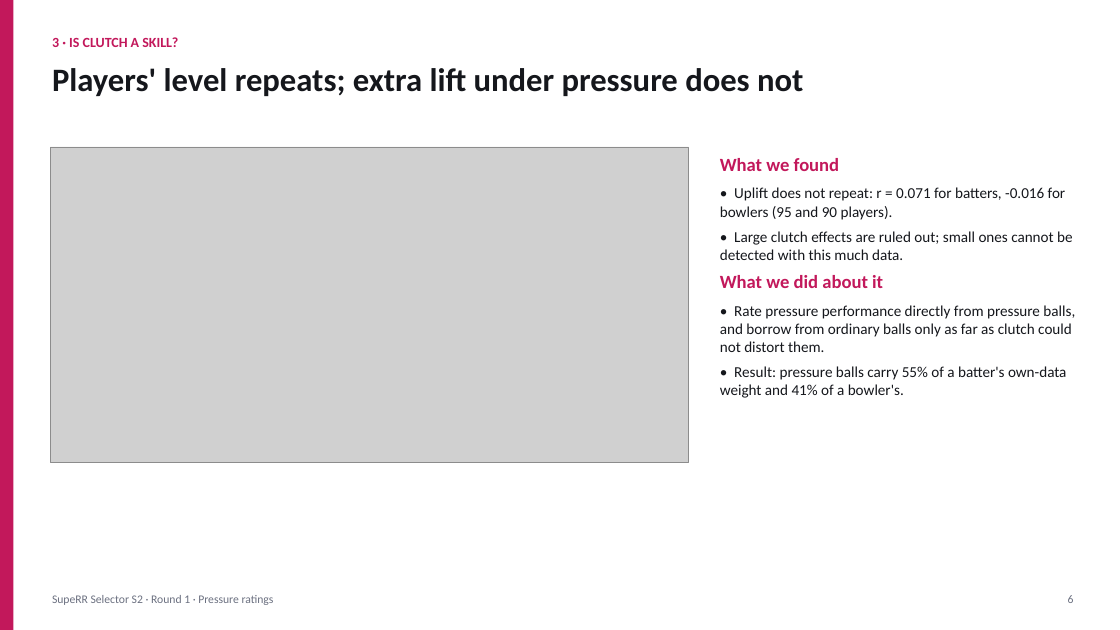
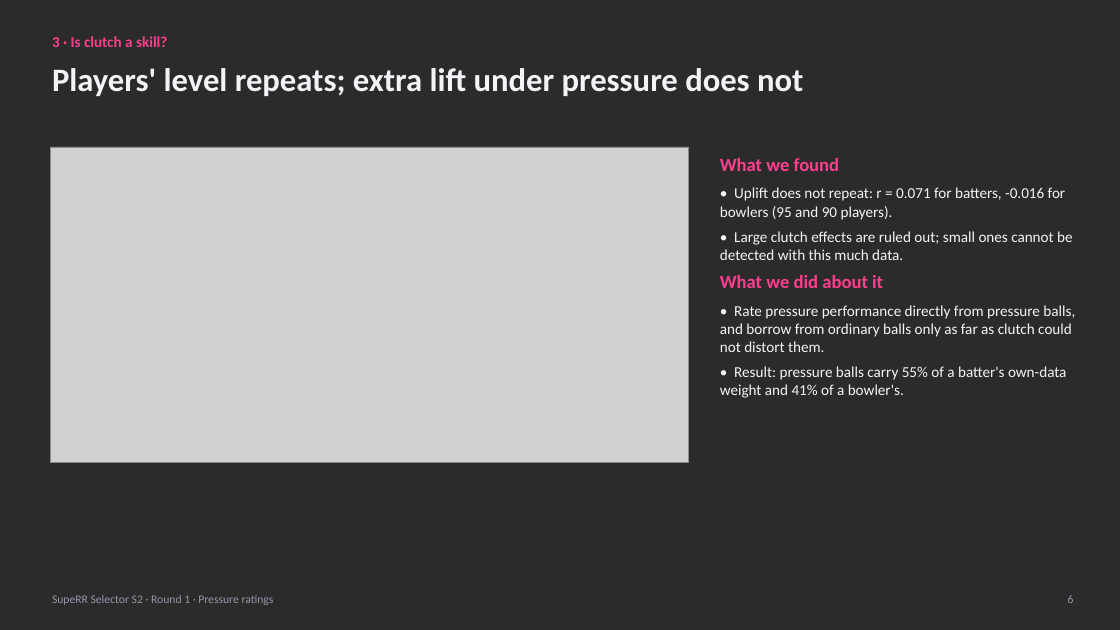
Before and after one commit to dhruvsharma06-web/Rajasthan-Royals, a slide deck: slide 6 of outputs/report/SupeRR_Selector_Pressure_Ratings.pptx. Drawn at 1120x630 pixels with LibreOffice and Linux fonts; fonts in the diff are those of the drawing; grey boxes stand for pictures; background and template pictures are left out; a plain dark background stands for a picture behind light text. Boxes give left, top, right and bottom in pixels: in the first picture for what was removed or moved away, otherwise in the second. Text is boxed around its words. In the diff, an @@ line names an element or a change of style, - is before the commit and + after.

```diff
--- a/outputs/report/SupeRR_Selector_Pressure_Ratings.pptx
+++ b/outputs/report/SupeRR_Selector_Pressure_Ratings.pptx
@@ background #FFFFFF to picture (left out) @@
@@ rectangle removed at box(0, 0, 13, 630) @@
@@ text "Players' level repeats; extra lift ..." at box(52, 68, 803, 96): text colour #15171C to #F3F4F8 @@
@@ text at box(52, 36, 167, 47): text changed; size 12 to 13 pt; text colour #C2185B to #FF3F8E @@
-3 · IS CLUTCH A SKILL?
+3 · Is clutch a skill?
@@ text "What we found" at box(720, 158, 1075, 398): text colour #C2185B to #FF3F8E in "What we found", "What we did about it"; text colour #15171C to #F3F4F8 @@
@@ text "SupeRR Selector S2 · Round ..." at box(52, 595, 274, 605): text colour #6B7080 to #9298A8 @@
@@ text "6" at box(1068, 595, 1074, 603): text colour #6B7080 to #9298A8 @@
```
Also in this commit, not shown: 12 other slides changed, 15 other files.
